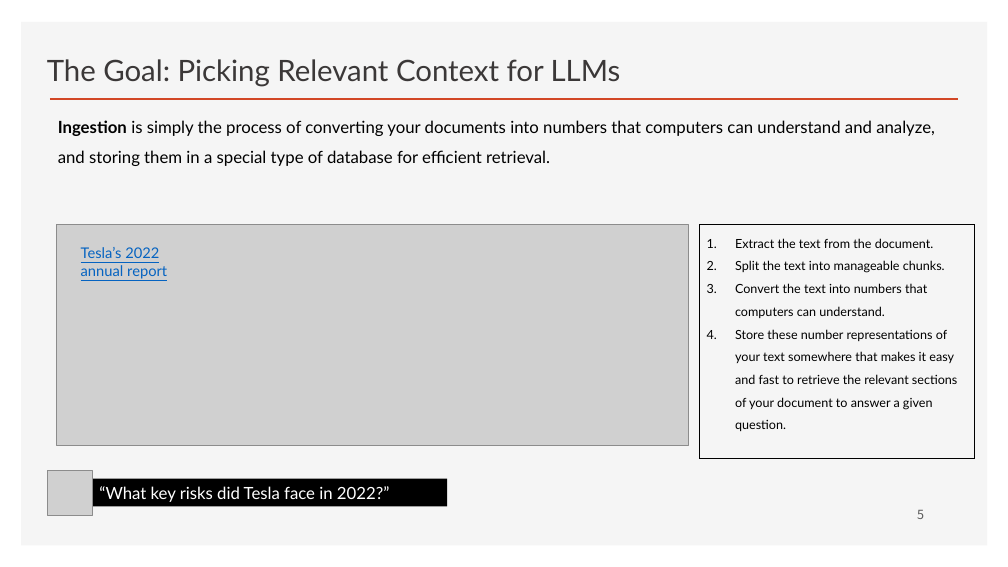
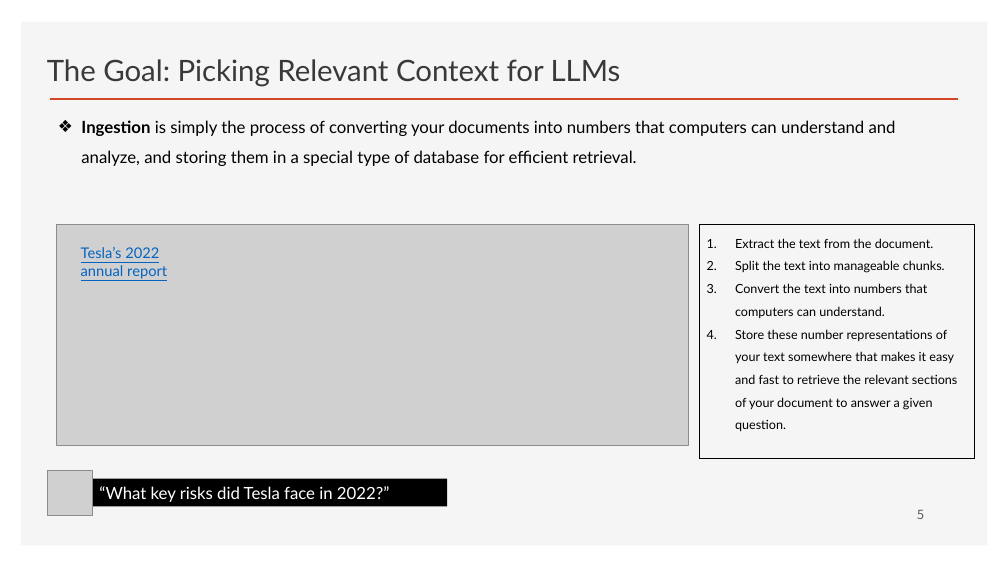
Before and after one commit to ancestor9/2026_Fall_Learning-Langchain-AI-Agent, a slide deck: slide 5 of CHAPTER 2 RAG Part I_Indexing Your Data.pptx. Drawn at 1008x567 pixels with LibreOffice and Linux fonts; fonts in the diff are those of the drawing; grey boxes stand for pictures; background and template pictures are left out. Boxes give left, top, right and bottom in pixels: in the first picture for what was removed or moved away, otherwise in the second. Text is boxed around its words. In the diff, an @@ line names an element or a change of style, - is before the commit and + after.

```diff
--- a/CHAPTER 2 RAG Part I_Indexing Your Data.pptx
+++ b/CHAPTER 2 RAG Part I_Indexing Your Data.pptx
@@ text "Ingestion is simply the process ..." at bbox=[81, 120, 896, 166]: bullet none to ❖ @@
```
Also in this commit, not shown: 3 other slides changed, 5 slides added.
